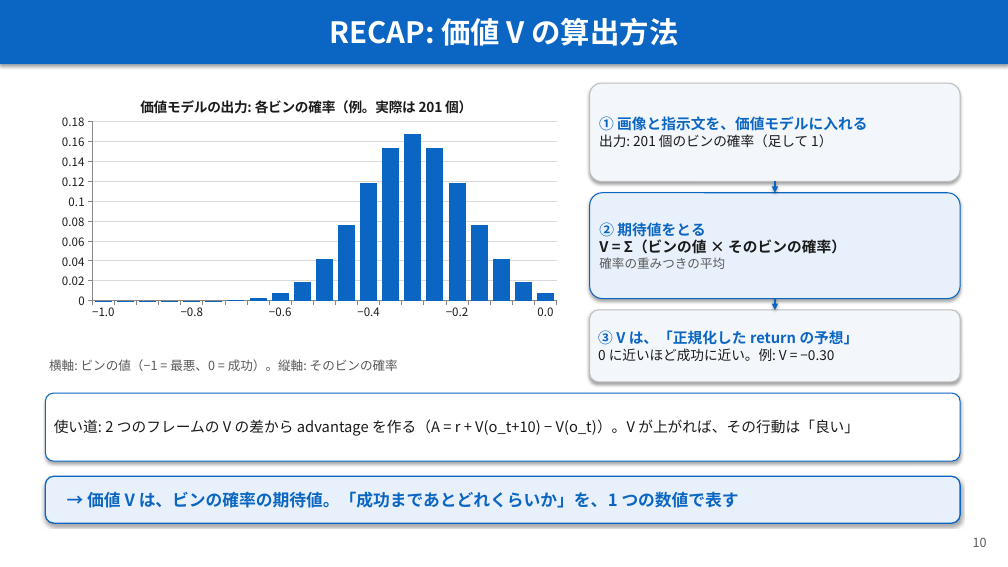
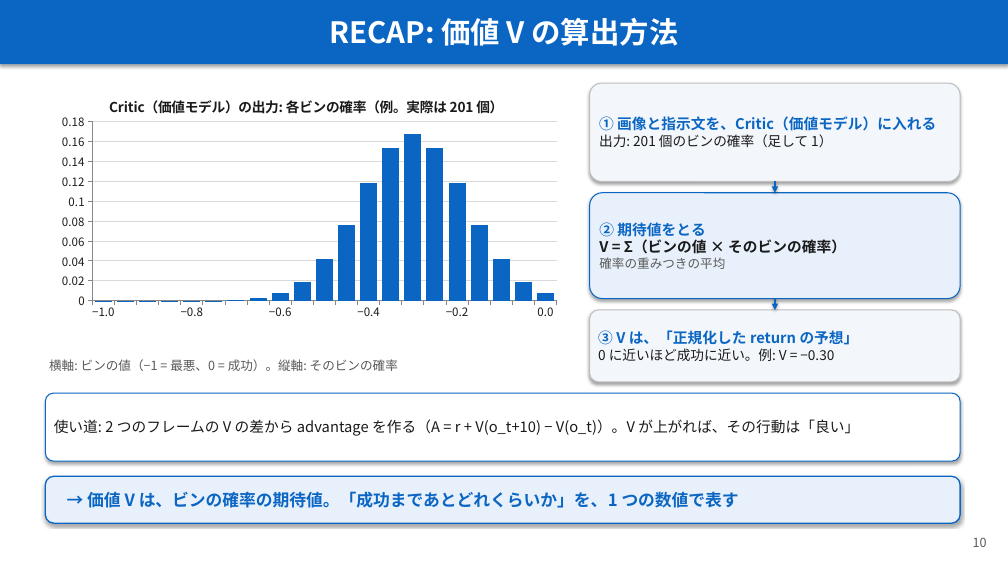
Before and after one commit to Junhand/libero_RL, a slide deck: slide 10 of docs/RECAP_STEAM_RLToken.pptx. Drawn at 1008x567 pixels with LibreOffice and Linux fonts; fonts in the diff are those of the drawing. Boxes give left, top, right and bottom in pixels: in the first picture for what was removed or moved away, otherwise in the second. Text is boxed around its words. In the diff, an @@ line names an element or a change of style, - is before the commit and + after.

```diff
--- a/docs/RECAP_STEAM_RLToken.pptx
+++ b/docs/RECAP_STEAM_RLToken.pptx
@@ column chart at <box>45,83,567,355</box> @@
@@ title "価値モデルの出力: 各ビンの確率（例。実際は 201 個）" to "Critic（価値モデル）の出力: 各ビンの確率（例。実際は 201 個）" @@
@@ text in rounded rectangle at <box>599,116,936,131</box>: text changed @@
-① 画像と指示文を、価値モデルに入れる
+① 画像と指示文を、Critic（価値モデル）に入れる
```
Also in this commit, not shown: 4 other slides changed, 1 other file.
